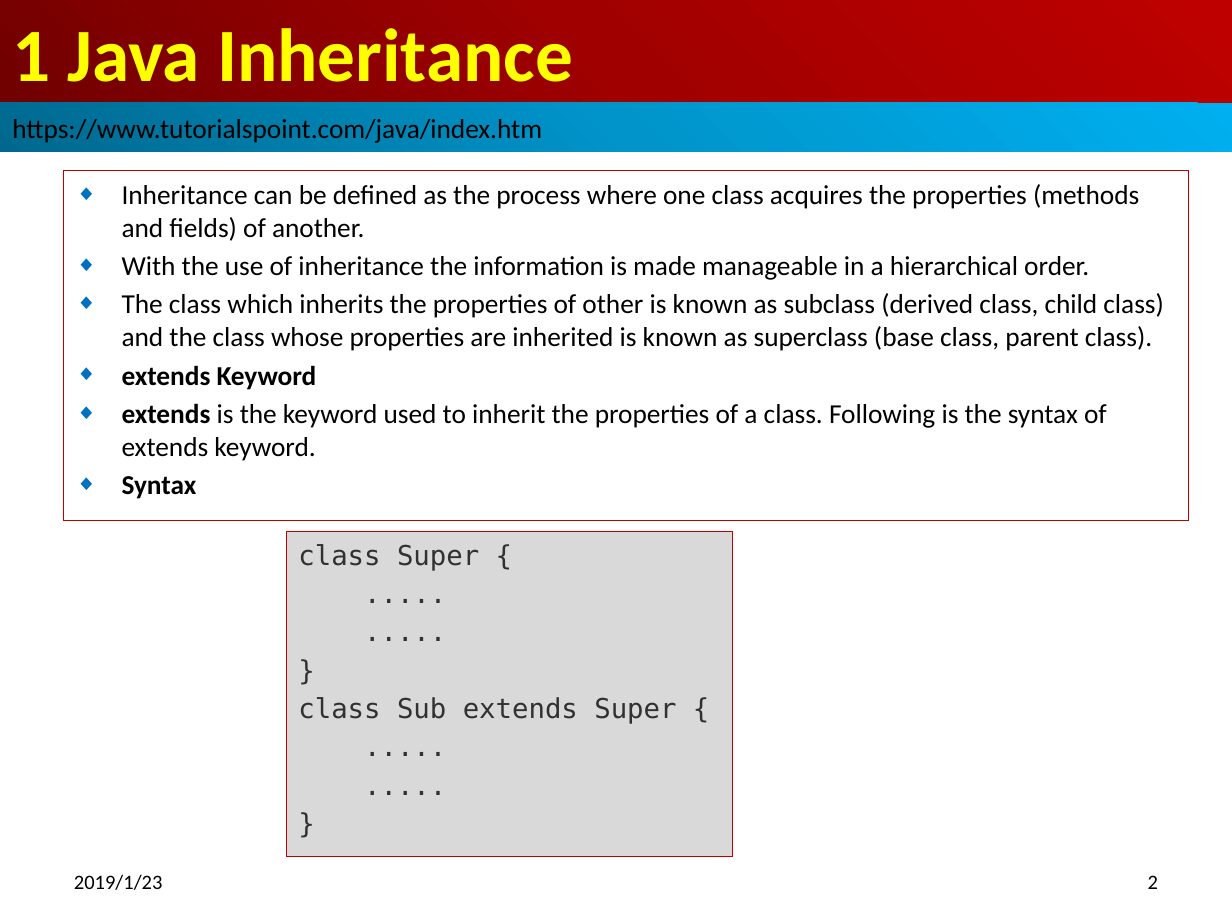
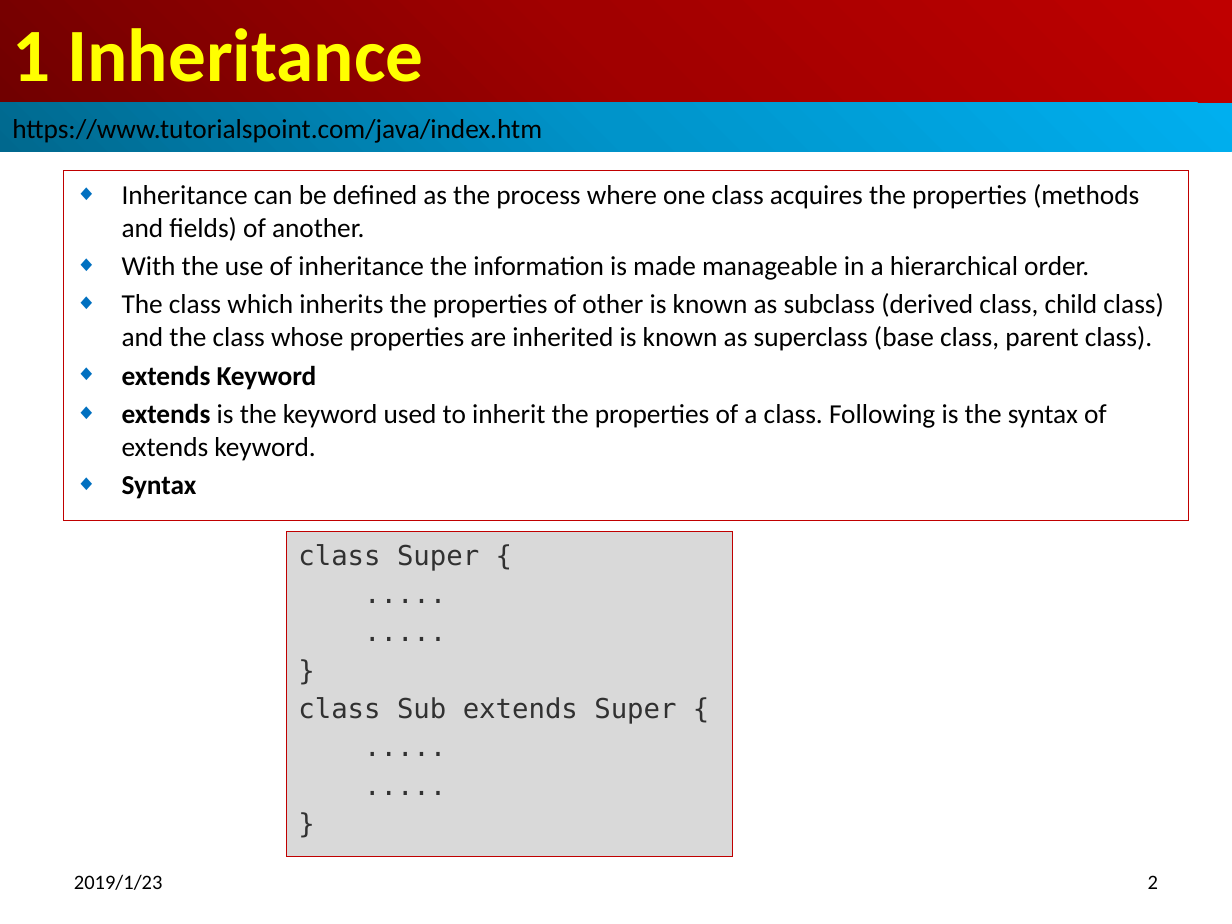
Before and after one commit to peterhchen/100-Java-OOP, a slide deck: slide 2 of 15_Ch01_Inheritance.pptx. Drawn at 1232x924 pixels with LibreOffice and Linux fonts; fonts in the diff are those of the drawing. Boxes give left, top, right and bottom in pixels: in the first picture for what was removed or moved away, otherwise in the second. Text is boxed around its words. In the diff, an @@ line names an element or a change of style, - is before the commit and + after.

```diff
--- a/15_Ch01_Inheritance.pptx
+++ b/15_Ch01_Inheritance.pptx
@@ title at (x1=12, y1=28, x2=423, y2=82): text changed @@
-1 Java Inheritance
+1 Inheritance
```
Also in this commit, not shown: 1 other slide changed, 2 other files.
